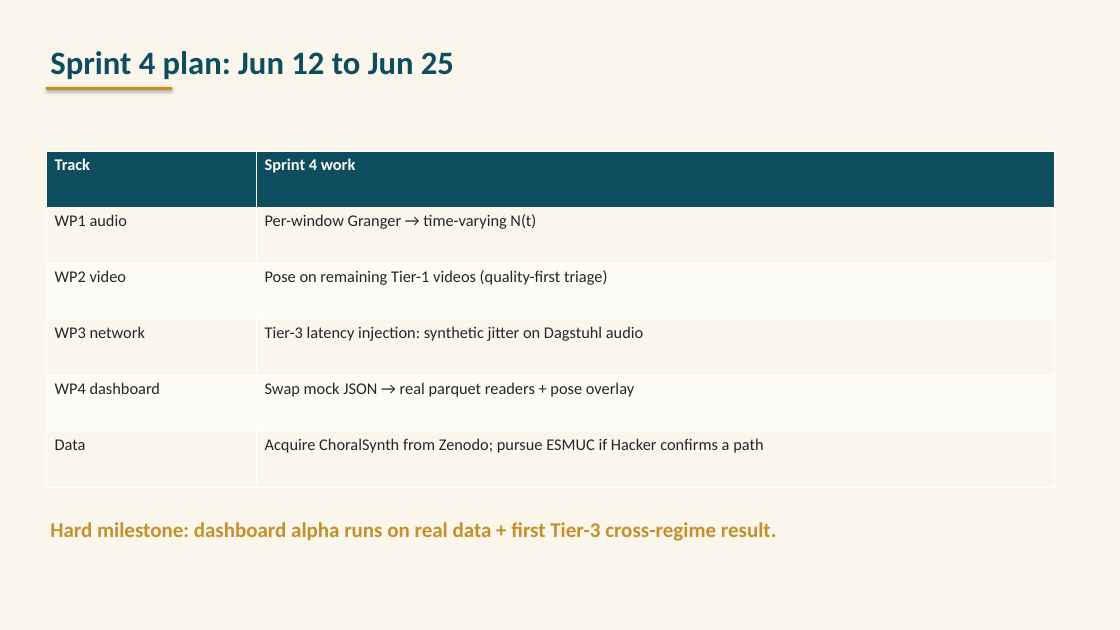
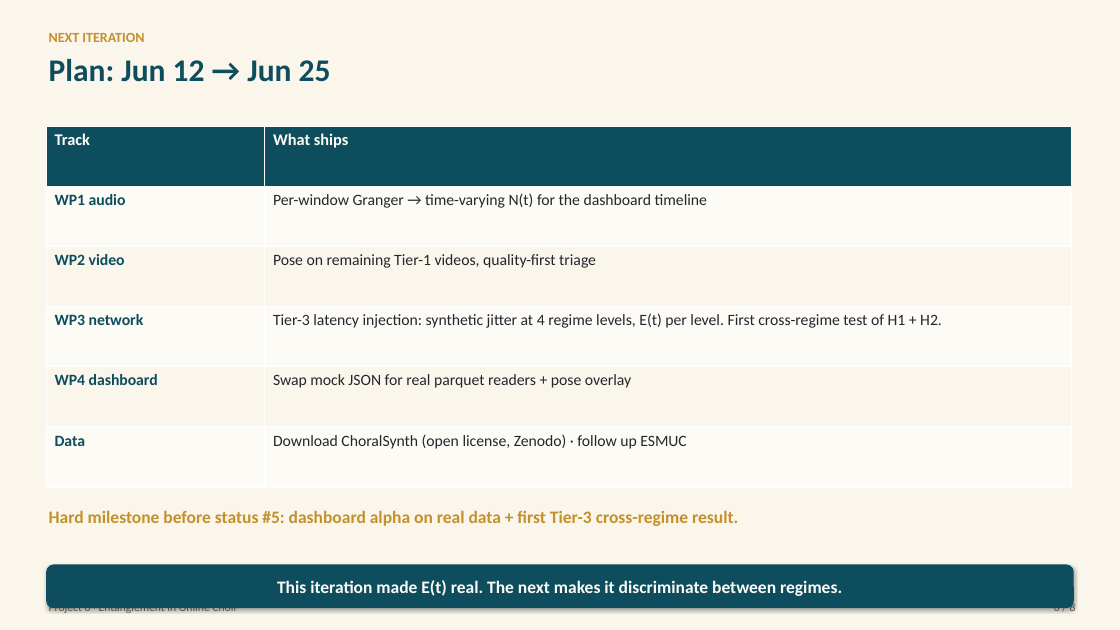
Before and after one commit to Zuraiz270/networked-choir-entanglement, a slide deck: slide 6 of output/jun11_status_meeting_iv.pptx (slide 8 before the commit). Drawn at 1120x630 pixels with LibreOffice and Linux fonts; fonts in the diff are those of the drawing. Boxes give left, top, right and bottom in pixels: in the first picture for what was removed or moved away, otherwise in the second. Text is boxed around its words. In the diff, an @@ line names an element or a change of style, - is before the commit and + after.

```diff
--- a/output/jun11_status_meeting_iv.pptx
+++ b/output/jun11_status_meeting_iv.pptx
@@ text at bbox=[49, 59, 331, 82]: text changed; size 28 to 27 pt @@
-Sprint 4 plan: Jun 12 to Jun 25
+Plan: Jun 12 → Jun 25
@@ text added at bbox=[49, 33, 144, 42], 12 pt, text #C4902A, bold @@
+NEXT ITERATION
@@ line removed from (46, 88) to (172, 88) @@
@@ table at bbox=[46, 126, 1071, 487] @@
-row 1, column 2: Sprint 4 work
+row 1, column 2: What ships
-row 2, column 2: Per-window Granger → time-varying N(t)
+row 2, column 2: Per-window Granger → time-varying N(t) for the dashboard timeline
-row 3, column 2: Pose on remaining Tier-1 videos (quality-first triage)
+row 3, column 2: Pose on remaining Tier-1 videos, quality-first triage
-row 4, column 2: Tier-3 latency injection: synthetic jitter on Dagstuhl audio
+row 4, column 2: Tier-3 latency injection: synthetic jitter at 4 regime levels, E(t) per level. First cross-regime test of H1 + H2.
-row 5, column 2: Swap mock JSON → real parquet readers + pose overlay
+row 5, column 2: Swap mock JSON for real parquet readers + pose overlay
-row 6, column 2: Acquire ChoralSynth from Zenodo; pursue ESMUC if Hacker confirms a path
+row 6, column 2: Download ChoralSynth (open license, Zenodo) · follow up ESMUC
@@ fill #FAF6EC to #FDFBF5 in 6 cells @@
@@ fill #FDFBF5 to #FAF6EC in 4 cells @@
@@ size 14 to 13.5 pt, text colour #24262E to #0E4D5E, bold on in "WP1 audio", "WP2 video", "WP3 network", "WP4 dashboard" and 1 more places @@
@@ table: place and size @@
-table at bbox=[46, 151, 1054, 487]
+table at bbox=[46, 126, 1071, 487]
@@ text at bbox=[49, 510, 738, 526]: text changed; size 18 to 15 pt @@
-Hard milestone: dashboard alpha runs on real data + first Tier-3 cross-regime result.
+Hard milestone before status #5: dashboard alpha on real data + first Tier-3 cross-regime result.
@@ rounded rectangle added at bbox=[46, 565, 1074, 608], fill #0E4D5E, 15 pt, text #FDFBF5, bold @@
+This iteration made E(t) real. The next makes it discriminate between regimes.
@@ text added at bbox=[49, 607, 237, 614], 10 pt, text #6E6A60 @@
+Project 8 · Entanglement in Online Choir
@@ text added at bbox=[1054, 601, 1076, 614], 10 pt, text #6E6A60 @@
+6 / 8
```
Also in this commit, not shown: 1 other slide changed, 6 slides added, 8 slides removed, 4 other files.
